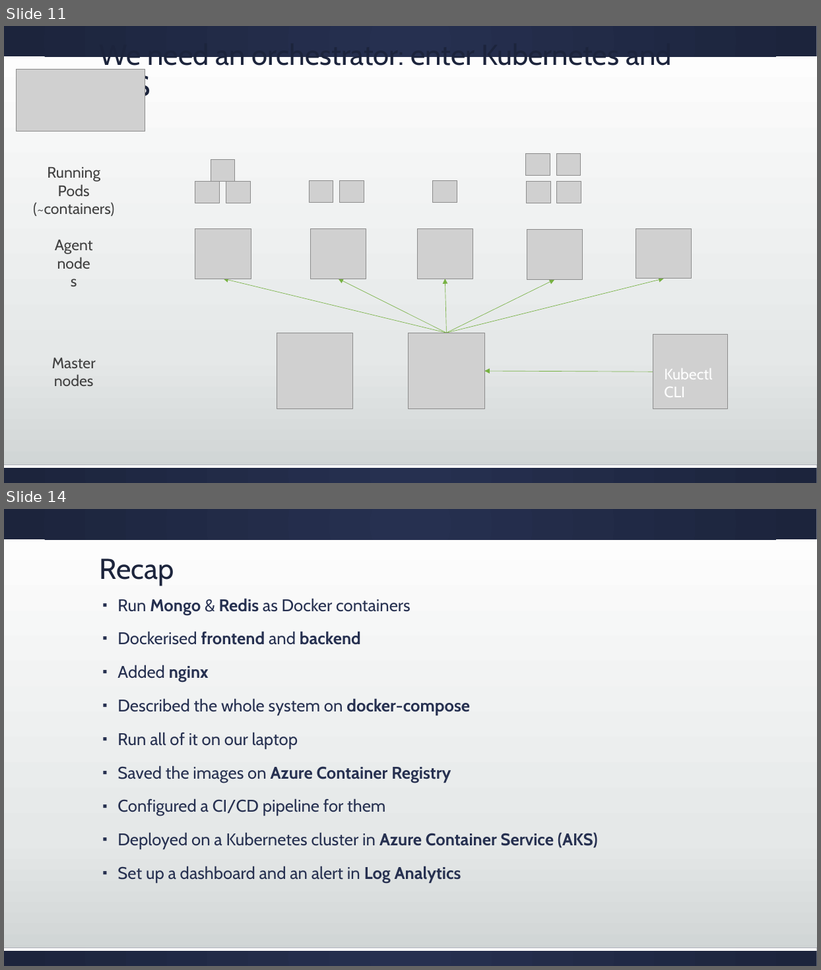
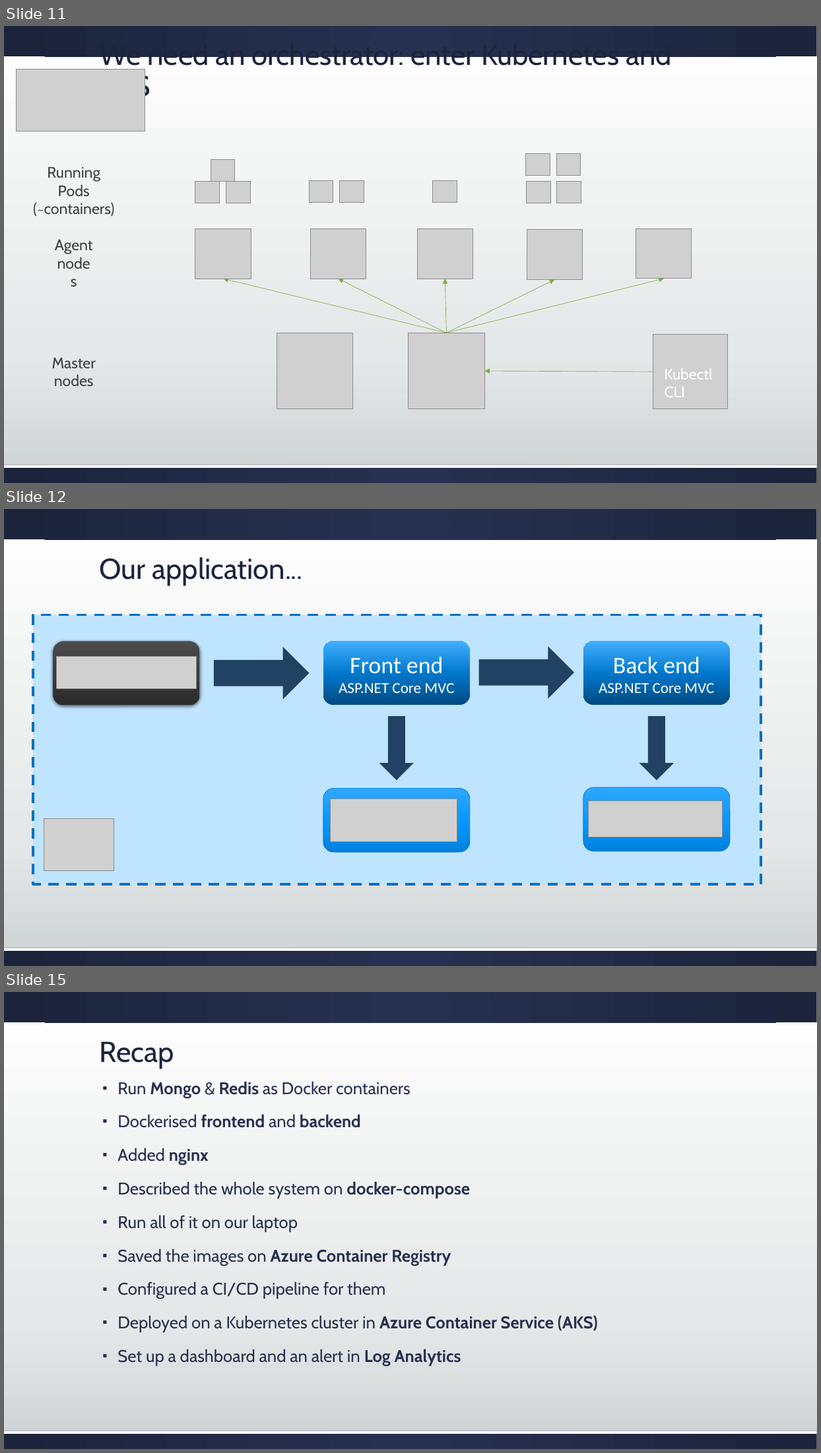
Before and after one commit to cradle77/DockerGettingStarted, a slide deck: slides.pptx. Shown one above the other, each under a label of ours: slides 11 and 14 before the commit, slides 11, 12 and 15 after it; the slides between them are not shown. The pictures are 821x970 and 821x1453 pixels, drawn with LibreOffice and Linux fonts; fonts in the diff are those of the drawing; grey boxes stand for pictures. Boxes give left, top, right and bottom in pixels: in the first picture for what was removed or moved away, otherwise in the second. Text is boxed around its words. In the diff, an @@ line names an element or a change of style, - is before the commit and + after.

```diff
--- a/slides.pptx
+++ b/slides.pptx
@@ slide 12 added at box(4, 509, 817, 966), background gradient #FFFFFF to #E5E8E8 to #CDD2D2; not listed: 3 template elements that a slide beside it also shows @@
@@ title added at box(100, 557, 303, 586), 34 pt, text #1D243C @@
+Our application...
@@ rectangle added at box(33, 615, 762, 885), fill #BFE4FF, outline #0070C0 3 pt dashed @@
@@ rounded rectangle added at box(54, 642, 200, 706), fill gradient #4C4C4C to #3A3A3A to #2C2C2C @@
@@ right arrow added at box(214, 647, 309, 699), fill #214263 @@
@@ rounded rectangle added at box(323, 642, 469, 706), fill gradient #004B81 to #0076CA to #40AFFF, 18 pt, text #FFFFFF @@
+Front end
+ASP.NET Core MVC
@@ right arrow added at box(479, 646, 574, 698), fill #214263 @@
@@ rounded rectangle added at box(583, 642, 730, 706), fill gradient #004B81 to #0076CA to #40AFFF, 18 pt, text #FFFFFF @@
+Back end
+ASP.NET Core MVC
@@ picture added at box(56, 657, 197, 689) @@
@@ right arrow added at box(380, 716, 414, 780), fill #214263 @@
@@ right arrow added at box(640, 716, 674, 780), fill #214263 @@
@@ rounded rectangle added at box(323, 788, 469, 852), fill gradient #2EA8FF to #0898FF to #0081DD, outline #0070C0 0.5 pt @@
@@ picture added at box(330, 799, 458, 842) @@
@@ rounded rectangle added at box(583, 788, 730, 852), fill gradient #2EA8FF to #0898FF to #0081DD, outline #0070C0 0.5 pt @@
@@ picture added at box(588, 801, 722, 838) @@
@@ picture added at box(44, 819, 114, 871) @@
@@ what was slide 14 is now slide 15 @@
```
Also in this commit, not shown: 9 slides changed, 2 other slides added, 2 slides removed, 31 other files.
